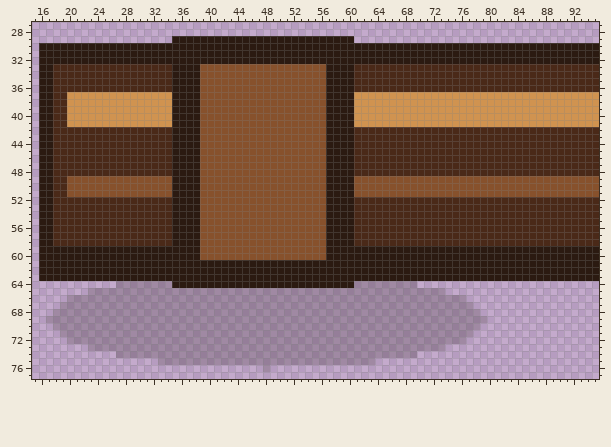
Pixel-art file, stored at assets/source/aseprite/objects/placeables_96/wood_wall_end-right_96.aseprite. The picture above was drawn from the file before the commit.
96x96 pixels, 1 frame. Shown: x 15..95, y 27..77.
The same view after the edit:
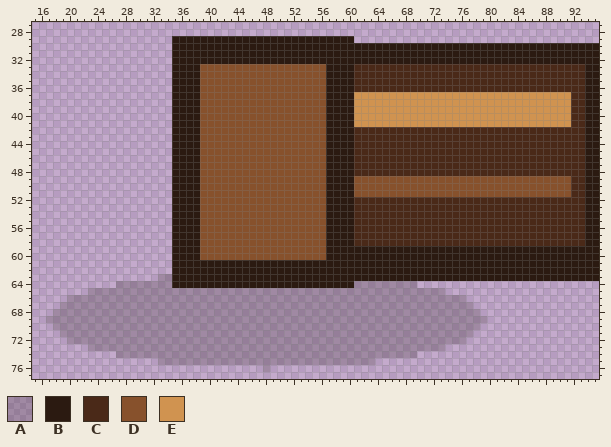
Palette (. is transparent): A #1b120d37  B #2b1a11  C #4a2918  D #87512c  E #d09350
The edit:
Changed rows in their new state; - is an unchanged pixel.
first column x 16:
30 ...................-------------------------------------------------------------
31 ...................-------------------------------------------------------------
32 ...................-------------------------------------------------------------
33 ...................-----------------------------------------------------------BB
34 ...................-----------------------------------------------------------BB
35 ...................-----------------------------------------------------------BB
36 ...................-----------------------------------------------------------BB
37 ...................---------------------------------------------------------CCBB
38 ...................---------------------------------------------------------CCBB
39 ...................---------------------------------------------------------CCBB
40 ...................---------------------------------------------------------CCBB
41 ...................---------------------------------------------------------CCBB
42 ...................-----------------------------------------------------------BB
43 ...................-----------------------------------------------------------BB
44 ...................-----------------------------------------------------------BB
45 ...................-----------------------------------------------------------BB
46 ...................-----------------------------------------------------------BB
47 ...................-----------------------------------------------------------BB
48 ...................-----------------------------------------------------------BB
49 ...................---------------------------------------------------------CCBB
50 ...................---------------------------------------------------------CCBB
51 ...................---------------------------------------------------------CCBB
52 ...................-----------------------------------------------------------BB
53 ...................-----------------------------------------------------------BB
54 ...................-----------------------------------------------------------BB
55 ...................-----------------------------------------------------------BB
56 ...................-----------------------------------------------------------BB
57 ...................-----------------------------------------------------------BB
58 ...................-----------------------------------------------------------BB
59 ...................-------------------------------------------------------------
60 ...................-------------------------------------------------------------
61 ...................-------------------------------------------------------------
62 ...................-------------------------------------------------------------
63 .................AA-------------------------------------------------------------
